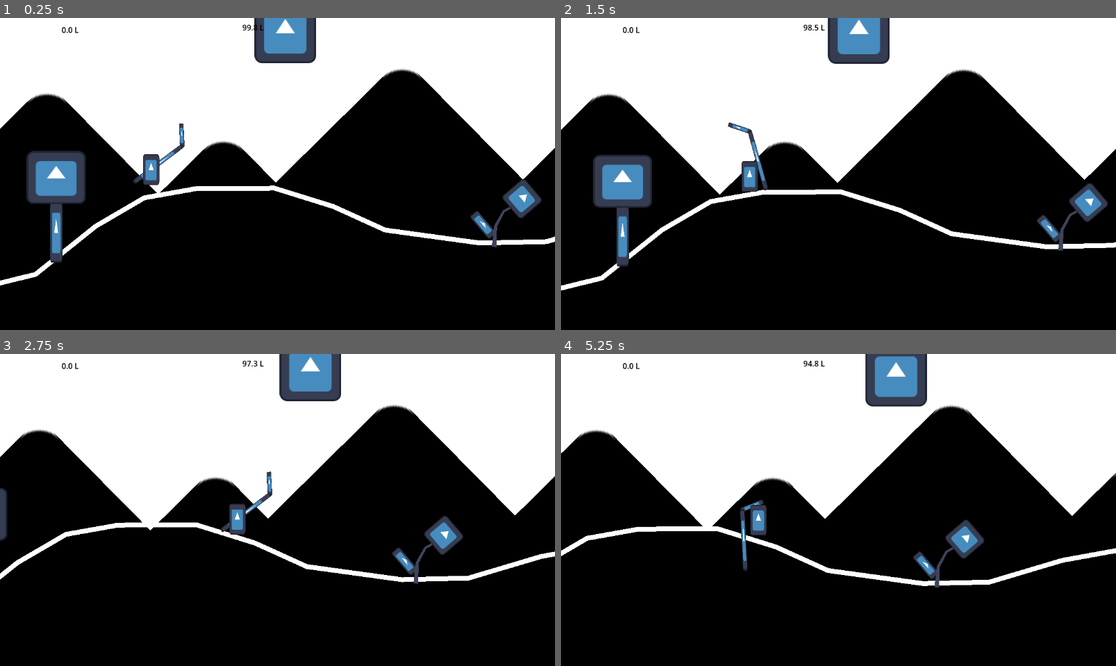
Above: before the commit, frames 1-4 (two rows, left to right).
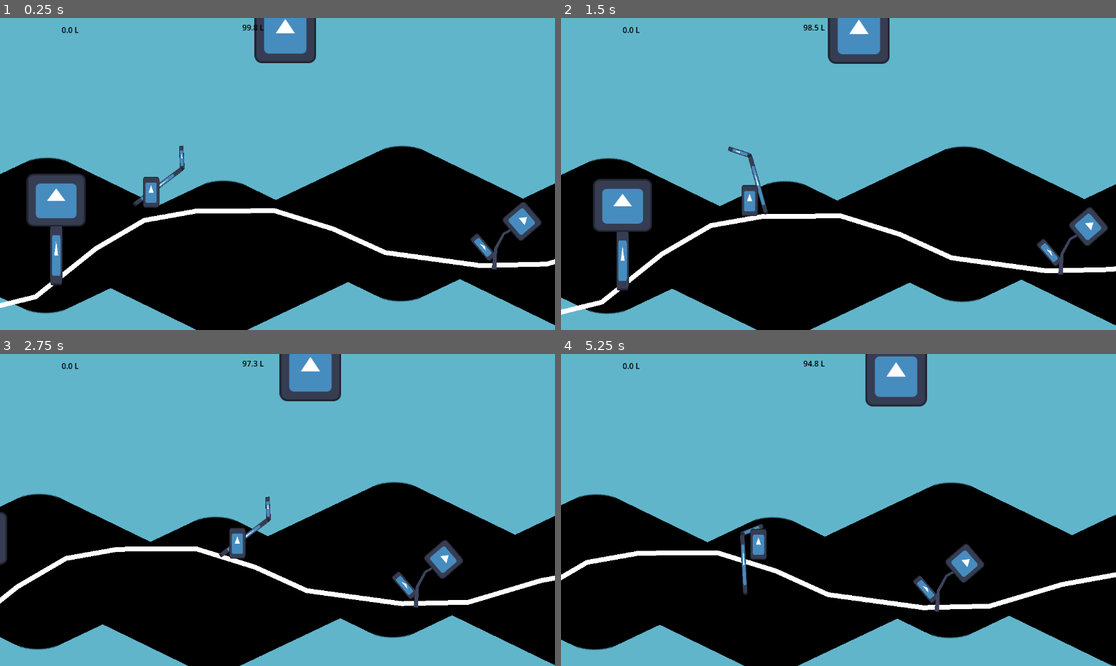
Above: after the commit, the same moments.

Repository: Eptwalabha/ld52
Game: Godot game, scene res://scene/game.tscn
Two runs of this game, one before a commit and one after it. Both use one fixed random seed, a clock stepped at 60 frames per second and the inputs below. The engine's default icon, where the game draws it, is replaced by a stand-in: a white triangle on a blue panel in a dark square.
Inputs:
- Up to frame 1 (0.25 s): no input
- Up to frame 2 (1.5 s): hold E (action) 0.53-1.28 s; hold Right (move_right) from 0.53 s (still down); tap Up (jump) at 0.77 s; tap E (action) at 1.35 s
- Up to frame 3 (2.75 s): tap Up (jump) at 1.52 s; release Right (move_right) at 2.03 s; hold Left (move_left) from 2.03 s (still down); hold E (action) from 2.03 s (still down); tap Space (attack) at 2.1 s
- Up to frame 4 (5.25 s): release Left (move_left) at 2.78 s; release E (action) at 2.78 s; hold Right (move_right) 2.78-4.28 s; tap E (action) at 2.85, 4.55 s; tap Up (jump) at 3.02, 3.77, 4.52 s; hold E (action) 3.53-4.28 s; hold Left (move_left) 4.28-5.03 s; tap Space (attack) at 4.35 s; hold Right (move_right) from 5.03 s (still down); hold E (action) from 5.03 s (still down)

The runs differ from the first frame. In frame 1, 64% of the frame differs, in the area x 0-100%, y 0-100%; in frame 2, 64%; in frame 3, 62%; in frame 4, 62%.

Commit message:
update speed with fullness

Diff:
--- a/scene/game.tscn
+++ b/scene/game.tscn
@@ -19,39 +19,43 @@
 [node name="SunMoon" parent="parallax/sky" instance=ExtResource("6_kxb6o")]
 position = Vector2(587, 336)
 
-[node name="mountains" type="ParallaxLayer" parent="parallax"]
+[node name="dunes" type="ParallaxLayer" parent="parallax"]
 motion_scale = Vector2(0.1, 0.1)
 
-[node name="Icon" type="Sprite2D" parent="parallax/mountains"]
+[node name="Node2D" type="Node2D" parent="parallax/dunes"]
+position = Vector2(0, 200)
+scale = Vector2(1, 0.48)
+
+[node name="Icon" type="Sprite2D" parent="parallax/dunes/Node2D"]
 modulate = Color(0.27451, 0.27451, 0.27451, 1)
 self_modulate = Color(0, 0, 0, 1)
 position = Vector2(64.7183, 455.718)
 rotation = -0.779218
-scale = Vector2(3.875, 3.875)
+scale = Vector2(4, 4)
 texture = ExtResource("2_hddjt")
 
-[node name="Icon2" type="Sprite2D" parent="parallax/mountains"]
+[node name="Icon2" type="Sprite2D" parent="parallax/dunes/Node2D"]
 modulate = Color(0.27451, 0.27451, 0.27451, 1)
 self_modulate = Color(0, 0, 0, 1)
 position = Vector2(430.718, 554.718)
 rotation = -0.779218
-scale = Vector2(3.875, 3.875)
+scale = Vector2(4, 4)
 texture = ExtResource("2_hddjt")
 
-[node name="Icon4" type="Sprite2D" parent="parallax/mountains"]
+[node name="Icon4" type="Sprite2D" parent="parallax/dunes/Node2D"]
 modulate = Color(0.27451, 0.27451, 0.27451, 1)
 self_modulate = Color(0, 0, 0, 1)
 position = Vector2(1175.72, 535.718)
 rotation = -0.779218
-scale = Vector2(3.875, 3.875)
+scale = Vector2(4, 4)
 texture = ExtResource("2_hddjt")
 
-[node name="Icon3" type="Sprite2D" parent="parallax/mountains"]
+[node name="Icon3" type="Sprite2D" parent="parallax/dunes/Node2D"]
 modulate = Color(0.27451, 0.27451, 0.27451, 1)
 self_modulate = Color(0, 0, 0, 1)
 position = Vector2(801.718, 404.718)
 rotation = -0.779218
-scale = Vector2(3.875, 3.875)
+scale = Vector2(4, 4)
 texture = ExtResource("2_hddjt")
 
 [node name="foreground" type="ParallaxLayer" parent="parallax"]
@@ -69,7 +73,7 @@
 unique_name_in_owner = true
 
 [node name="camera" type="Camera2D" parent="parallax/foreground/player"]
-offset = Vector2(0, -300)
+offset = Vector2(0, -400)
 current = true
 limit_left = -500
 limit_smoothed = true
--- a/scene/level/day_night.gdshader
+++ b/scene/level/day_night.gdshader
@@ -1,5 +1,7 @@
 shader_type canvas_item;
 
+uniform vec4 sky_color : source_color;
+
 void fragment() {
-	COLOR = vec4(1., 1., 1., 1.);
+	COLOR = sky_color;
 }
--- a/scene/level/day_night.tscn
+++ b/scene/level/day_night.tscn
@@ -6,6 +6,7 @@
 
 [sub_resource type="ShaderMaterial" id="ShaderMaterial_x5tiu"]
 shader = ExtResource("2_i53i8")
+shader_parameter/sky_color = Color(0.380392, 0.709804, 0.796078, 1)
 
 [node name="SunMoon" type="Node2D"]
 script = ExtResource("1_kpu7u")
--- a/scene/player/player.gd
+++ b/scene/player/player.gd
@@ -101,7 +101,9 @@
 	drinking = true
 	if not Input.is_action_pressed("action"):
 		stop_drinking()
-	elif not can_drink():
+		return
+
+	if not can_drink():
 		print("cannot drink")
 		anim.play("cannot_drink")
 	else:
@@ -140,6 +142,7 @@
 		return
 	var bubble_damage : float = __get_bubble_damage()
 	fullness -= 1
+	__update_fullness()
 	emit_signal("spat", bubble_damage)
 
 func get_aim_direction() -> Vector2:
@@ -149,7 +152,7 @@
 	return fullness
 
 func __update_fullness() -> void:
-	pass
+	__set_speed()
 
 func _on_item_detector_area_entered(_area):
 	pass
--- a/scene/player/player.tscn
+++ b/scene/player/player.tscn
@@ -133,6 +133,18 @@
 "transitions": PackedFloat32Array(1, 1, 1),
 "update": 1,
 "values": [true, false, true]
+}
+tracks/3/type = "value"
+tracks/3/imported = false
+tracks/3/enabled = true
+tracks/3/path = NodePath("pivot/straw:position")
+tracks/3/interp = 1
+tracks/3/loop_wrap = true
+tracks/3/keys = {
+"times": PackedFloat32Array(0),
+"transitions": PackedFloat32Array(1),
+"update": 0,
+"values": [Vector2(0, 0)]
 }
 
 [sub_resource type="Animation" id="Animation_kp166"]
